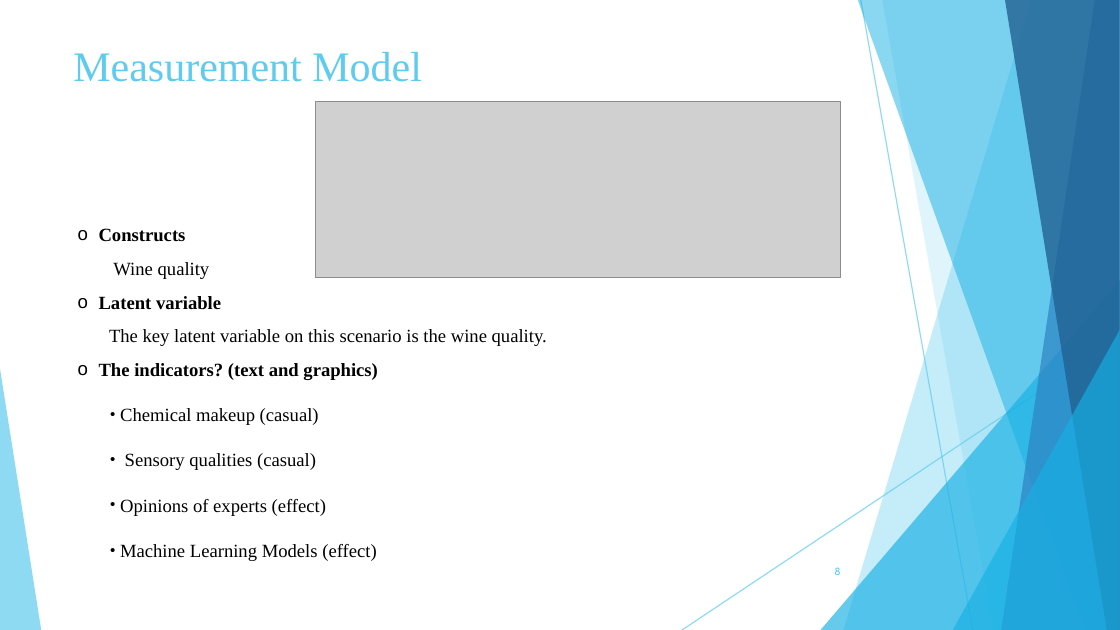
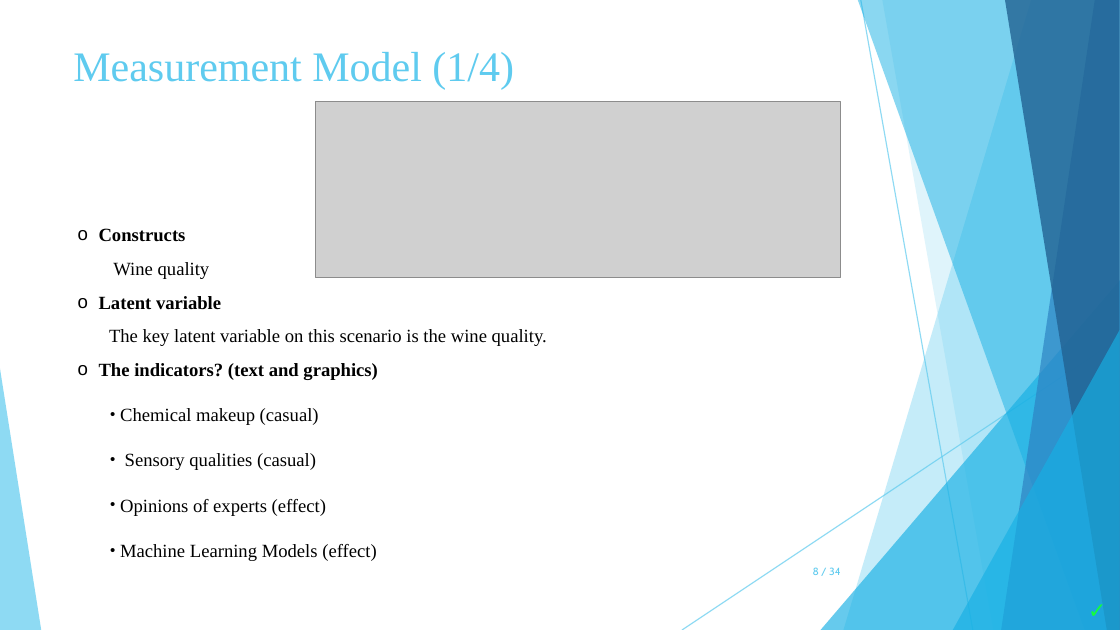
Before and after one commit to zoekelepiri/WineDataPrediction, a slide deck: slide 8 of Wine Data Set.pptx. Drawn at 1120x630 pixels with LibreOffice and Linux fonts; fonts in the diff are those of the drawing; grey boxes stand for pictures. Boxes give left, top, right and bottom in pixels: in the first picture for what was removed or moved away, otherwise in the second. Text is boxed around its words. In the diff, an @@ line names an element or a change of style, - is before the commit and + after.

```diff
--- a/Wine Data Set.pptx
+++ b/Wine Data Set.pptx
@@ title at box(73, 52, 514, 90): text changed @@
-Measurement Model
+Measurement Model (1/4)
@@ page number at box(813, 567, 841, 575): text changed @@
-8
+8 / 34
@@ text added at box(1077, 591, 1120, 629), 14 pt, text #13FF3A, bold @@
+✓
```
Also in this commit, not shown: 12 other slides changed, 21 slides added, 39 slides removed, 12 other files.
